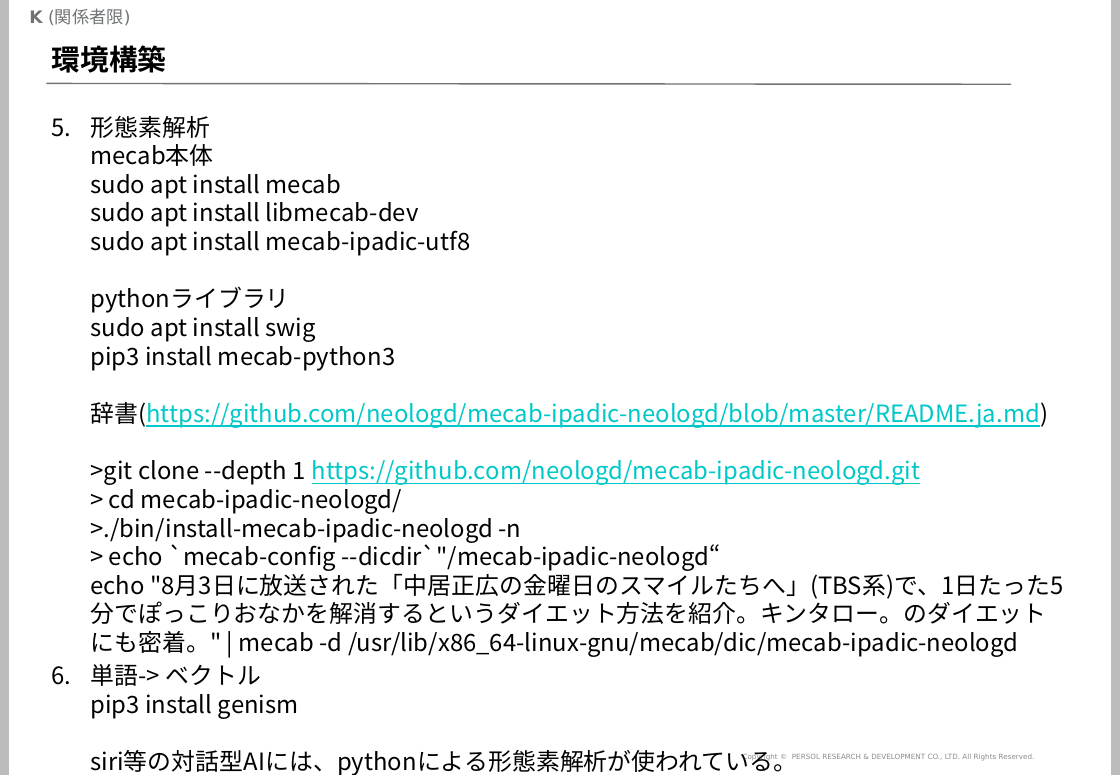
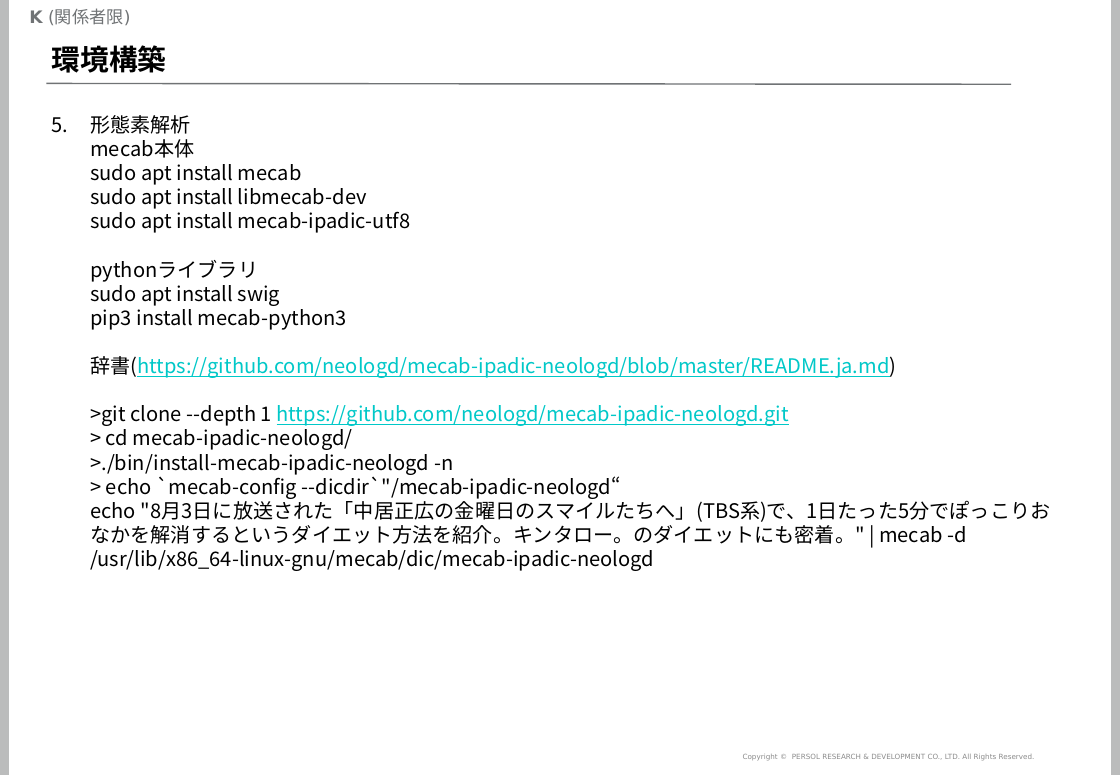
Before and after one commit to mogrodown/python_session, a slide deck: slide 8 of doc/python中級講座_2020.pptx. Drawn at 1120x775 pixels with LibreOffice and Linux fonts; fonts in the diff are those of the drawing; background and template pictures are left out. Boxes give left, top, right and bottom in pixels: in the first picture for what was removed or moved away, otherwise in the second. Text is boxed around its words. In the diff, an @@ line names an element or a change of style, - is before the commit and + after.

```diff
--- a/doc/python中級講座_2020.pptx
+++ b/doc/python中級講座_2020.pptx
@@ text "形態素解析 mecab本体 sudo apt install ..." at <box>90,115,1051,571</box>: size 16.6 to 14 pt @@
@@ text at <box>90,664,299,719</box>: paragraph removed @@
-6. 単語-> ベクトル
-   pip3 install genism
-   siri等の対話型AIには、pythonによる形態素解析が使われている。
```
Also in this commit, not shown: 2 other slides changed, 4 slides added, 1 slide removed, 1 other file.
